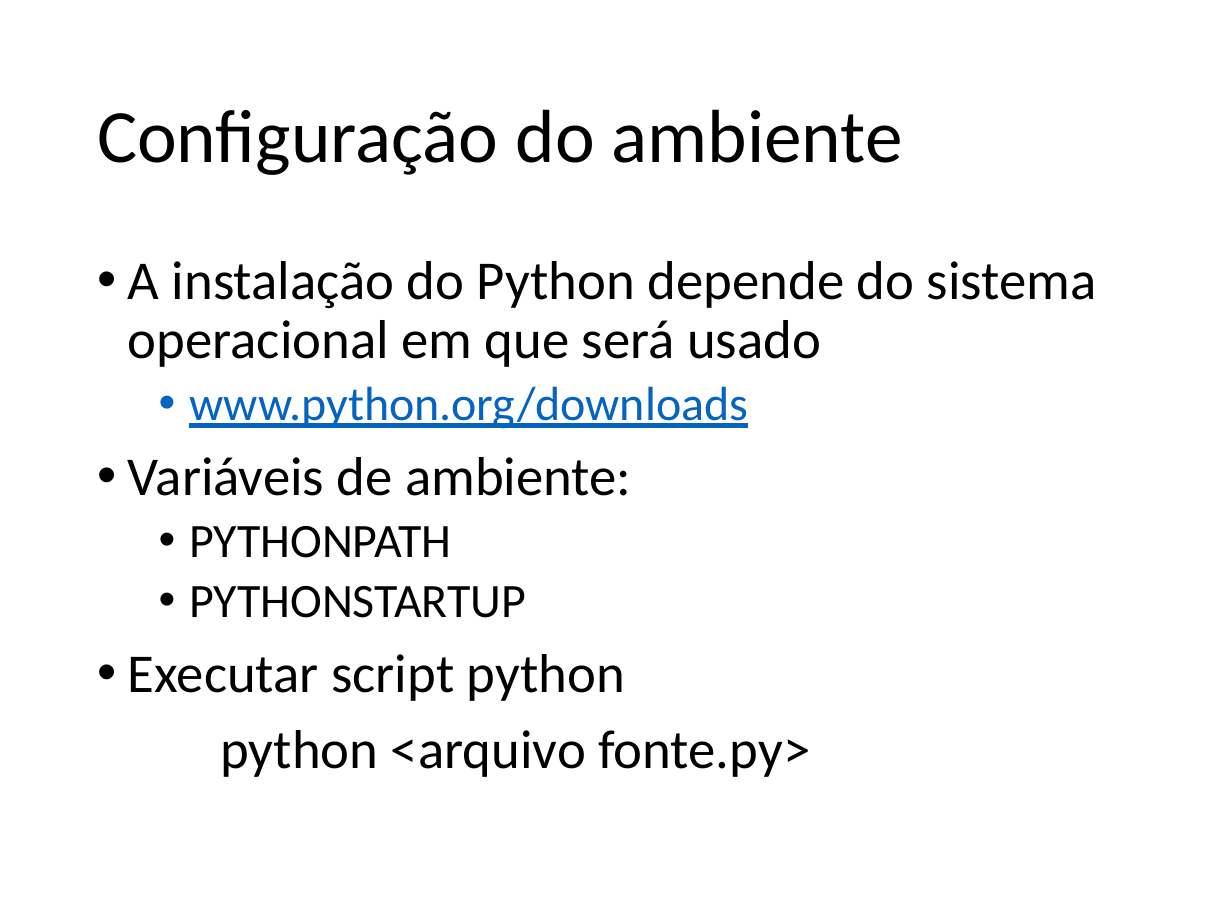
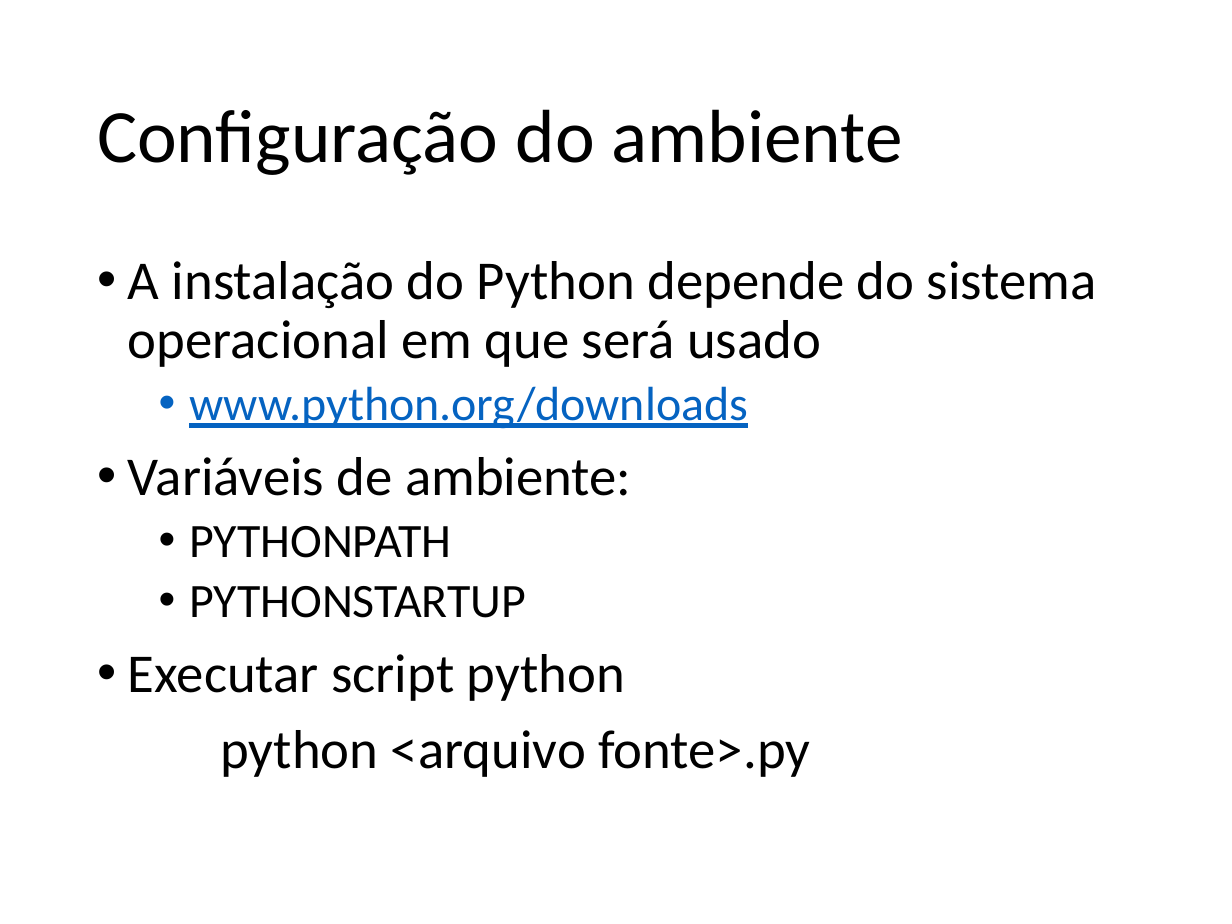
Before and after one commit to fernandoFernandeSantos/minicurso_python_2019, a slide deck: slide 19 of aula.pptx (slide 16 before the commit). Drawn at 1232x924 pixels with LibreOffice and Linux fonts; fonts in the diff are those of the drawing. Boxes give left, top, right and bottom in pixels: in the first picture for what was removed or moved away, otherwise in the second. Text is boxed around its words. In the diff, an @@ line names an element or a change of style, - is before the commit and + after.

```diff
--- a/aula.pptx
+++ b/aula.pptx
@@ text at (220,730,810,777): text changed @@
-python <arquivo fonte.py>
+python <arquivo fonte>.py
```
Also in this commit, not shown: 9 other slides changed, 10 slides added, 2 other files.
